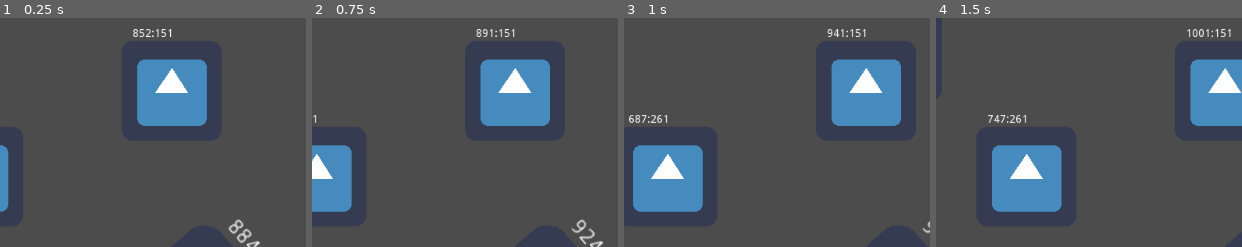
Above: before the commit, frames 1-4 (left to right).
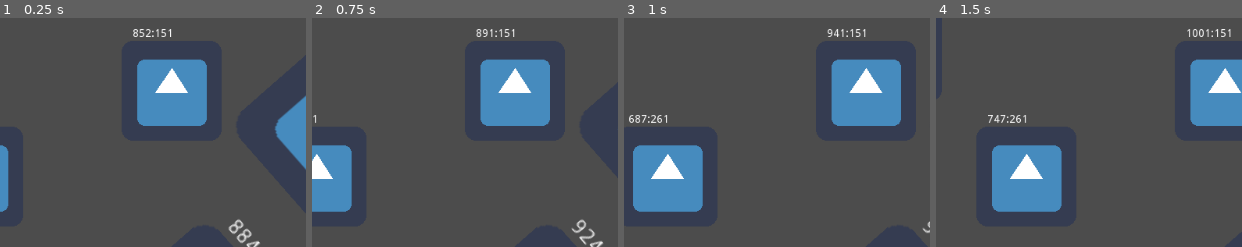
Above: after the commit, the same moments.

Repository: DoubleZZ/coursGit
Game: Godot game, scene res://Main.tscn
Two runs of this game, one before a commit and one after it. Both use one fixed random seed, a clock stepped at 60 frames per second and the inputs below. The engine's default icon, where the game draws it, is replaced by a stand-in: a white triangle on a blue panel in a dark square.
Inputs:
- Up to frame 1 (0.25 s): no input
- Up to frame 2 (0.75 s): tap Enter at 0.5 s; hold Right (ui_right) from 0.53 s (still down)
- Up to frame 3 (1 s): keep holding Right (ui_right)
- Up to frame 4 (1.5 s): release Right (ui_right) at 1.28 s
The pictures show only the part of the screen within x 50-100%, y 8-58%; the shares and areas given below are measured in that part.

The runs differ from the first frame. In frame 1, 1.9% of the frame differs, in the area x 89-100%, y 33-67%; in frame 2, less than 0.1%; in frame 3, less than 0.1%; in frame 4, nothing differs.

Commit message:
8 soldats

Diff:
--- a/Main.tscn
+++ b/Main.tscn
@@ -93,7 +93,18 @@
 bateau = 42
 vie = 11
 
-[node name="Timer" type="Timer" parent="." index="7"]
+[node name="Soldat 8" type="Sprite" parent="." index="7"]
+
+position = Vector2( 1100.65, 205.225 )
+rotation = 0.85142
+scale = Vector2( 1.96715, 1.96715 )
+texture = ExtResource( 2 )
+script = ExtResource( 3 )
+_sections_unfolded = [ "Transform" ]
+bateau = 42
+vie = 11
+
+[node name="Timer" type="Timer" parent="." index="8"]
 
 process_mode = 1
 wait_time = 1.0
